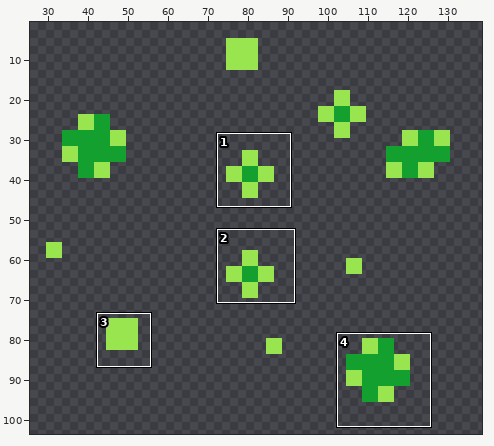
One commit to this sprite sheet: img/Enemy/Death/6.png. Above, an overview of the earlier version with the close-up marked.
Close-up. Earlier state:
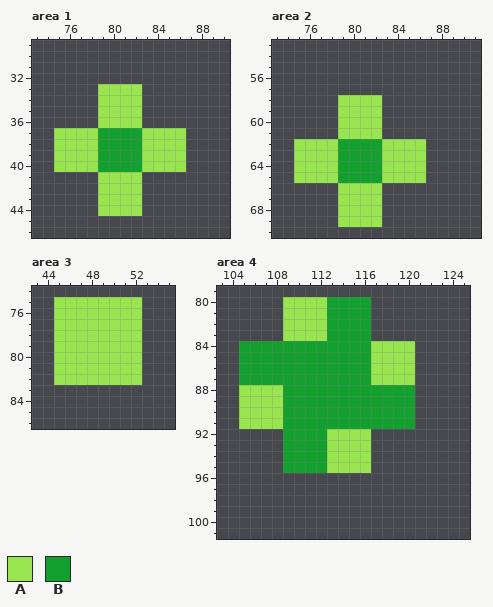
The file is 128x128 pixels. Shown: area 1: x 73..90, y 29..46; area 2: x 73..91, y 53..70; area 3: x 43..55, y 74..86; area 4: x 103..125, y 79..101. The old version is drawn lined up with the new one. The wide view leaves out empty margins. The commit also changed other parts of the picture, which this record leaves out.
Palette (. is transparent): A #99e550  B #14a02e
Pixels before, area 1, first column x 75:
33 ....AAAA....
34 ....AAAA....
35 ....AAAA....
36 ....AAAA....
37 AAAABBBBAAAA
38 AAAABBBBAAAA
39 AAAABBBBAAAA
40 AAAABBBBAAAA
41 ....AAAA....
42 ....AAAA....
43 ....AAAA....
44 ....AAAA....
Pixels before, area 2, first column x 75:
58 ....AAAA....
59 ....AAAA....
60 ....AAAA....
61 ....AAAA....
62 AAAABBBBAAAA
63 AAAABBBBAAAA
64 AAAABBBBAAAA
65 AAAABBBBAAAA
66 ....AAAA....
67 ....AAAA....
68 ....AAAA....
69 ....AAAA....
Pixels before, area 3, first column x 45:
75 AAAAAAAA
76 AAAAAAAA
77 AAAAAAAA
78 AAAAAAAA
79 AAAAAAAA
80 AAAAAAAA
81 AAAAAAAA
82 AAAAAAAA
Pixels before, area 4, first column x 105:
80 ....AAAABBBB....
81 ....AAAABBBB....
82 ....AAAABBBB....
83 ....AAAABBBB....
84 BBBBBBBBBBBBAAAA
85 BBBBBBBBBBBBAAAA
86 BBBBBBBBBBBBAAAA
87 BBBBBBBBBBBBAAAA
88 AAAABBBBBBBBBBBB
89 AAAABBBBBBBBBBBB
90 AAAABBBBBBBBBBBB
91 AAAABBBBBBBBBBBB
92 ....BBBBAAAA....
93 ....BBBBAAAA....
94 ....BBBBAAAA....
95 ....BBBBAAAA....
Now the later version:
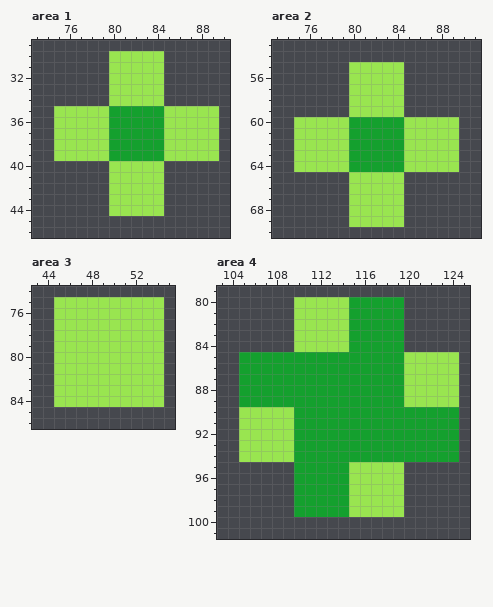
The exact change:
canvas 128x128 -> 160x110; drawings rearranged on the sheet (the old picture shows each at its new place)
Changed rows in their new state; - is an unchanged pixel.
Area 1:
first column x 75:
30 -----AAAAA-----
31 -----AAAAA-----
32 -----AAAAA-----
33 ----.---AA-----
34 ----.---AA-----
35 AAAA-BBBBBAAAAA
36 AAAA-BBBBBAAAAA
37 ----A---BB--AAA
38 ----A---BB--AAA
39 ----A---BB--AAA
40 .....AAA--..---
41 ----.---AA-----
42 ----.---AA-----
43 ----.---AA-----
44 ----.---AA-----
Area 2:
first column x 75:
55 -----AAAAA-----
56 -----AAAAA-----
57 -----AAAAA-----
58 ----.---AA-----
59 ----.---AA-----
60 AAAA-BBBBBAAAAA
61 AAAA-BBBBBAAAAA
62 ----A---BB--AAA
63 ----A---BB--AAA
64 ----A---BB--AAA
65 .....AAA--..---
66 ----.---AA-----
67 ----.---AA-----
68 ----.---AA-----
69 ----.---AA-----
Area 3:
first column x 45:
75 --------AA
76 --------AA
77 --------AA
78 --------AA
79 --------AA
80 --------AA
81 --------AA
82 --------AA
83 AAAAAAAAAA
84 AAAAAAAAAA
Area 4:
first column x 105:
 80 ----.---AA--BBB-----
 81 ----.---AA--BBB-----
 82 ----.---AA--BBB-----
 83 ----.---AA--BBB-----
 84 .....AAAAA--BBB.----
 85 ------------BBB-AAAA
 86 ------------BBB-AAAA
 87 ------------BBB-AAAA
 88 BBBB-----------AAAAA
 89 BBBB-----------AAAAA
 90 ----A-----------BBBB
 91 ----A-----------BBBB
 92 AAAAA---BBBBBBBBBBBB
 93 AAAAA---BBBBBBBBBBBB
 94 AAAAA---BBBBBBBBBBBB
 95 ----.---BB--AAA-----
 96 -----BBBBBAAAAA-----
 97 -----BBBBBAAAAA-----
 98 -----BBBBBAAAAA-----
 99 -----BBBBBAAAAA-----
Pixel boxes of the changes (left, top, right, bottom) in both close-ups:
changed: (54, 51, 219, 216)
changed: (294, 62, 459, 227)
added: (54, 297, 164, 407)
changed: (239, 297, 459, 517)
